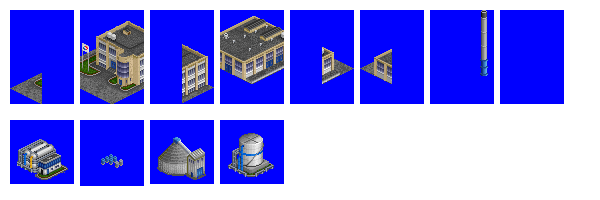
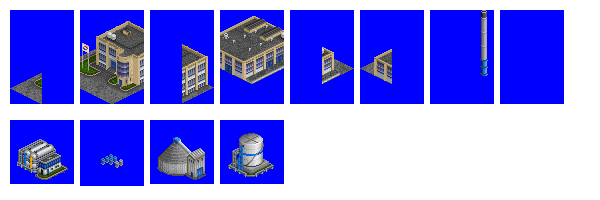
Comparing the layer stacks of the two 600×200 images. Changes:
added layer "blue" above "cleaning_products_factory_1.png copy" over [99, 48, 392, 90]
